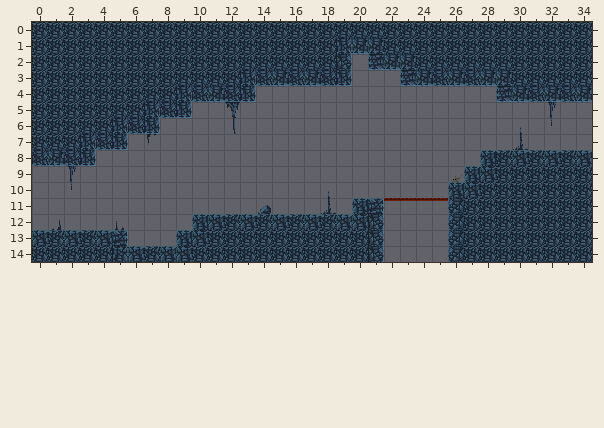
Tiled map: data/maps/tmx/mountain_1-6.tmx. The picture above is the old version.
Cells are 16x16 px. Shown: x 0..34, y 0..14.
Now the later version:
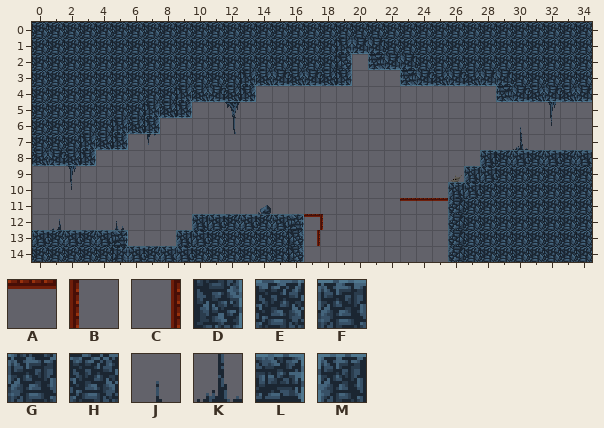
Key: from "base": A 4, B 9, C 10, D 222, E 245, F 246, G 247, H 267, J 269, K 291, L 310, M 311.
_ is an empty cell.
The exact change:
{"where": "layer \"topTiles\""}
{"y":10,"x":18,"old":"J","new":"_"}
{"y":11,"x":18,"old":"K","new":"_"}
{"y":11,"x":20,"old":"MLA","new":"___"}
{"y":12,"x":16,"old":"EFEFGD","new":"LAB___"}
{"y":13,"x":16,"old":"HHHHHD","new":"DC____"}
{"y":14,"x":16,"old":"HHHHHD","new":"D_____"}
{"label":"changed","picture_box":[288,191,400,262]}
